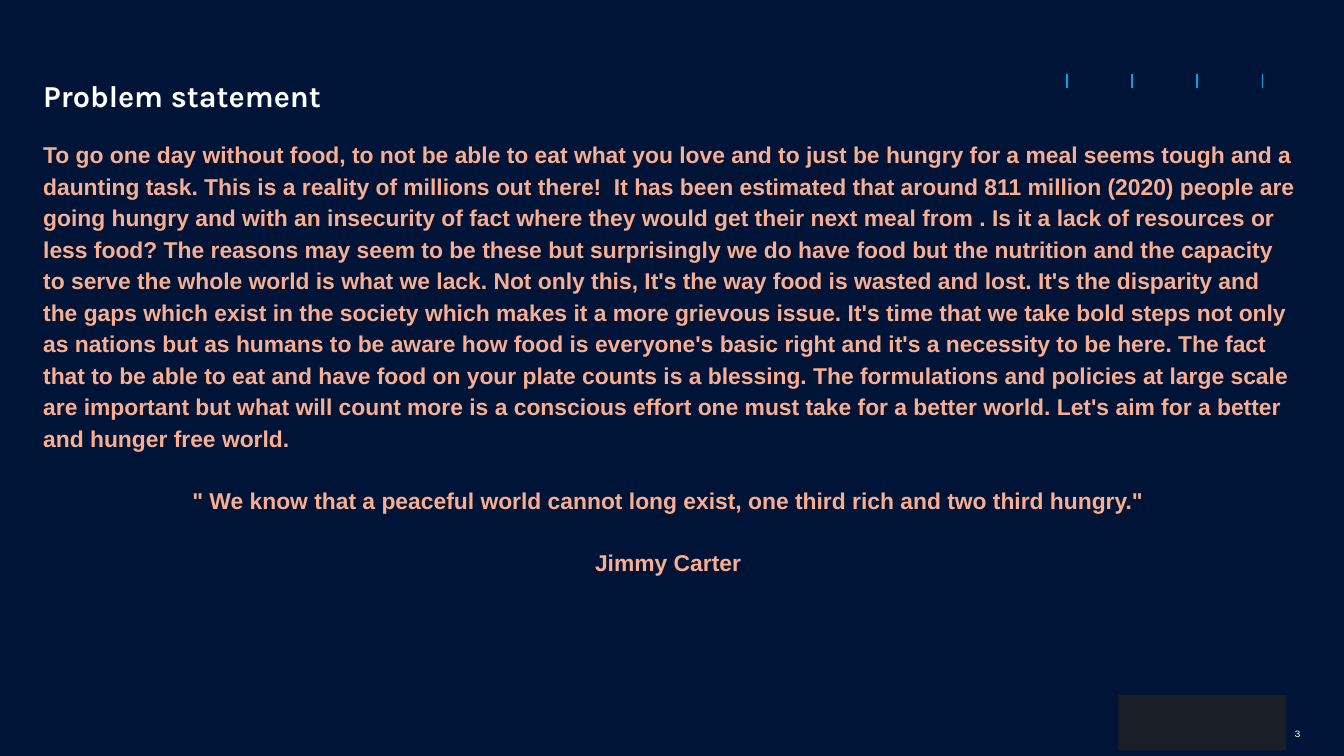
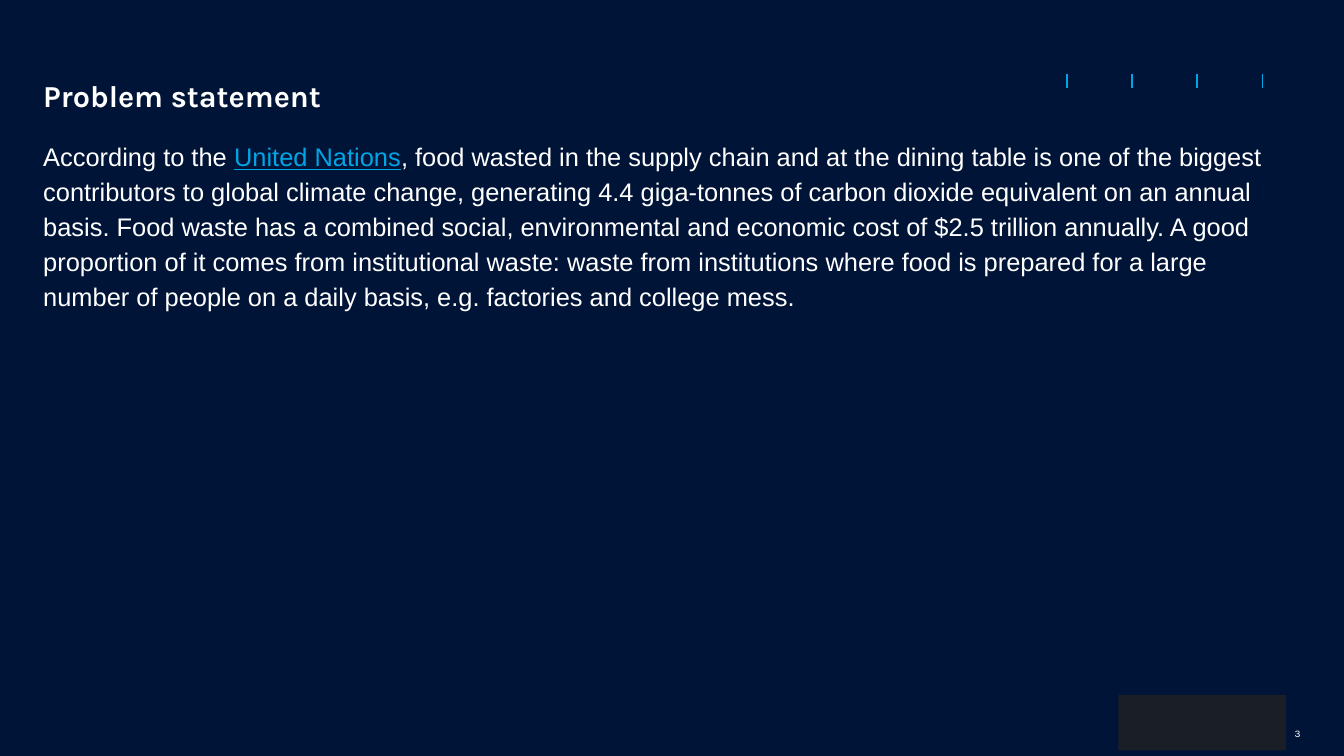
Before and after one commit to kayforkaran/dont-waste-my-food, a slide deck: slide 3 of HackerEarth_Idea_Submission_Template24414bb.pptx. Drawn at 1344x756 pixels with LibreOffice and Linux fonts; fonts in the diff are those of the drawing; background and template pictures are left out. Boxes give left, top, right and bottom in pixels: in the first picture for what was removed or moved away, otherwise in the second. Text is boxed around its words. In the diff, an @@ line names an element or a change of style, - is before the commit and + after.

```diff
--- a/HackerEarth_Idea_Submission_Template24414bb.pptx
+++ b/HackerEarth_Idea_Submission_Template24414bb.pptx
@@ text at box(43, 147, 1261, 312): text changed; size 18 to 20 pt; text colour #F9AE91 to #FFFFFF; bold off @@
-To go one day without food, to not be able to eat what you love and to just be hungry for a meal seems tough and a daunting task. This is a reality of millions out there! It has been estimated that around 811 million (2020) people are going hungry and with an insecurity of fact where they would get their next meal from . Is it a lack of resources or less food? The reasons may seem to be these but surprisingly we do have food but the nutrition and the capacity to serve the whole world is what we lack. Not only this, It's the way food is wasted and lost. It's the disparity and the gaps which exist in the society which makes it a more grievous issue. It's time that we take bold steps not only as nations but as humans to be aware how food is everyone's basic right and it's a necessity to be here. The fact that to be able to eat and have food on your plate counts is a blessing. The formulations and policies at large scale are important but what will count more is a conscious effort one must take for a better world. Let's aim for a better and hunger free world.
-" We know that a peaceful world cannot long exist, one third rich and two third hungry."
-Jimmy Carter
+According to the United Nations, food wasted in the supply chain and at the dining table is one of the biggest contributors to global climate change, generating 4.4 giga-tonnes of carbon dioxide equivalent on an annual basis. Food waste has a combined social, environmental and economic cost of $2.5 trillion annually. A good proportion of it comes from institutional waste: waste from institutions where food is prepared for a large number of people on a daily basis, e.g. factories and college mess.
```
Also in this commit, not shown: 1 slide added, 1 slide removed, 1 other file.
